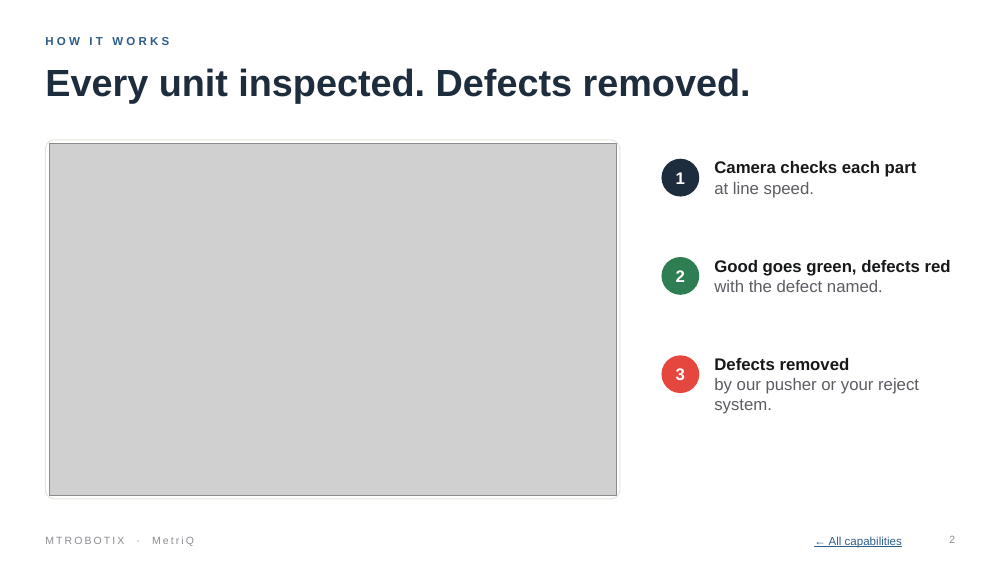
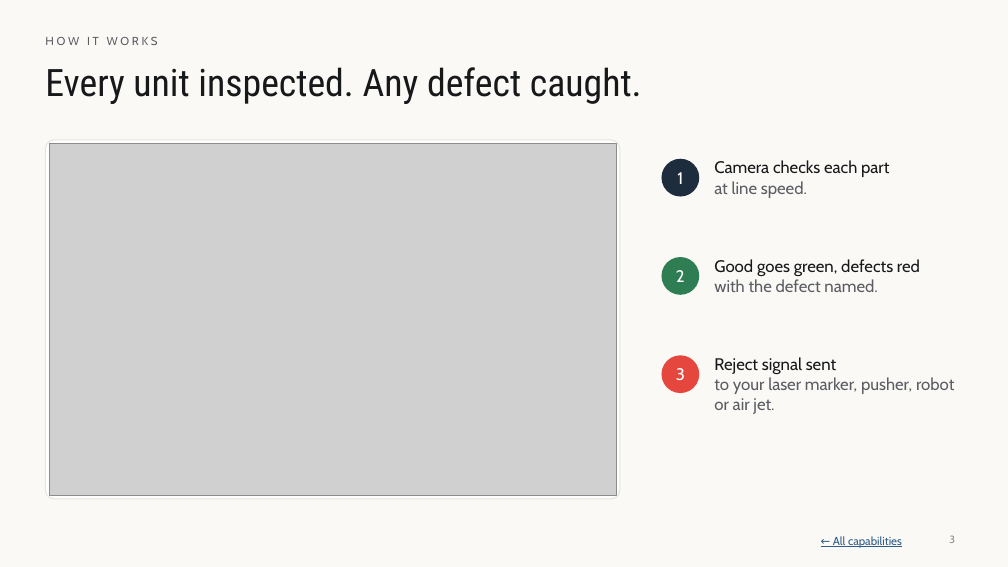
Before and after one commit to MTRobotix/MTR-SOP, a slide deck: slide 3 of content/general/attachments/metriq-pitch-deck.pptx (slide 2 before the commit). Drawn at 1008x567 pixels with LibreOffice and Linux fonts; fonts in the diff are those of the drawing; grey boxes stand for pictures; background and template pictures are left out. Boxes give left, top, right and bottom in pixels: in the first picture for what was removed or moved away, otherwise in the second. Text is boxed around its words. In the diff, an @@ line names an element or a change of style, - is before the commit and + after.

```diff
--- a/content/general/attachments/metriq-pitch-deck.pptx
+++ b/content/general/attachments/metriq-pitch-deck.pptx
@@ background #FFFFFF to #FAF9F6 @@
@@ text "HOW IT WORKS" at (45,37,158,45): font Arial to Cabin, text colour #2F5D8A to #5B5D63, letter spacing 3 to 2.5 pt, bold off @@
@@ title at (45,67,642,104): text changed; font Arial to Roboto Condensed; text colour #1D2D3D to #17181A; bold off @@
-Every unit inspected. Defects removed.
+Every unit inspected. Any defect caught.
@@ text "Camera checks each part" at (714,160,889,198): font Arial to Cabin; bold off in "Camera checks each part" @@
@@ text "Good goes green, defects red" at (714,259,920,292): font Arial to Cabin; bold off in "Good goes green, defects red" @@
@@ font Arial to Cabin, bold off in 3 elements at (677,172,683,184), (676,270,685,282), (676,368,685,380) @@
@@ text at (714,357,954,414): text changed; font Arial to Cabin @@
-Defects removed
-by our pusher or your reject system.
+Reject signal sent
+to your laser marker, pusher, robot or air jet.
@@ text removed at (45,536,194,546) @@
-MTROBOTIX · MetriQ
@@ text "← All capabilities" at (833,536,902,548): font Arial to Cabin @@
@@ page number at (949,535,955,543): text changed; font Arial to Cabin @@
-2
+3
```
Also in this commit, not shown: 12 other slides changed, 3 slides added, 1 slide removed, 52 other files.
